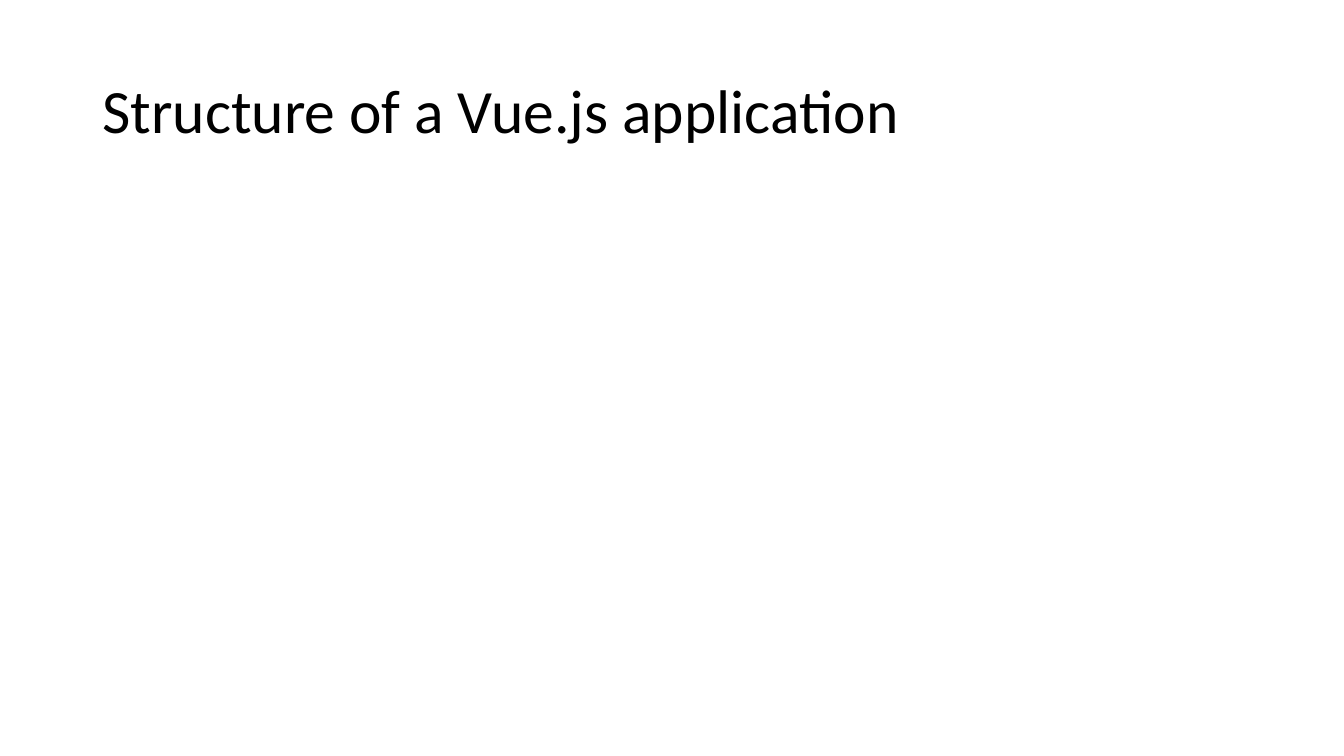
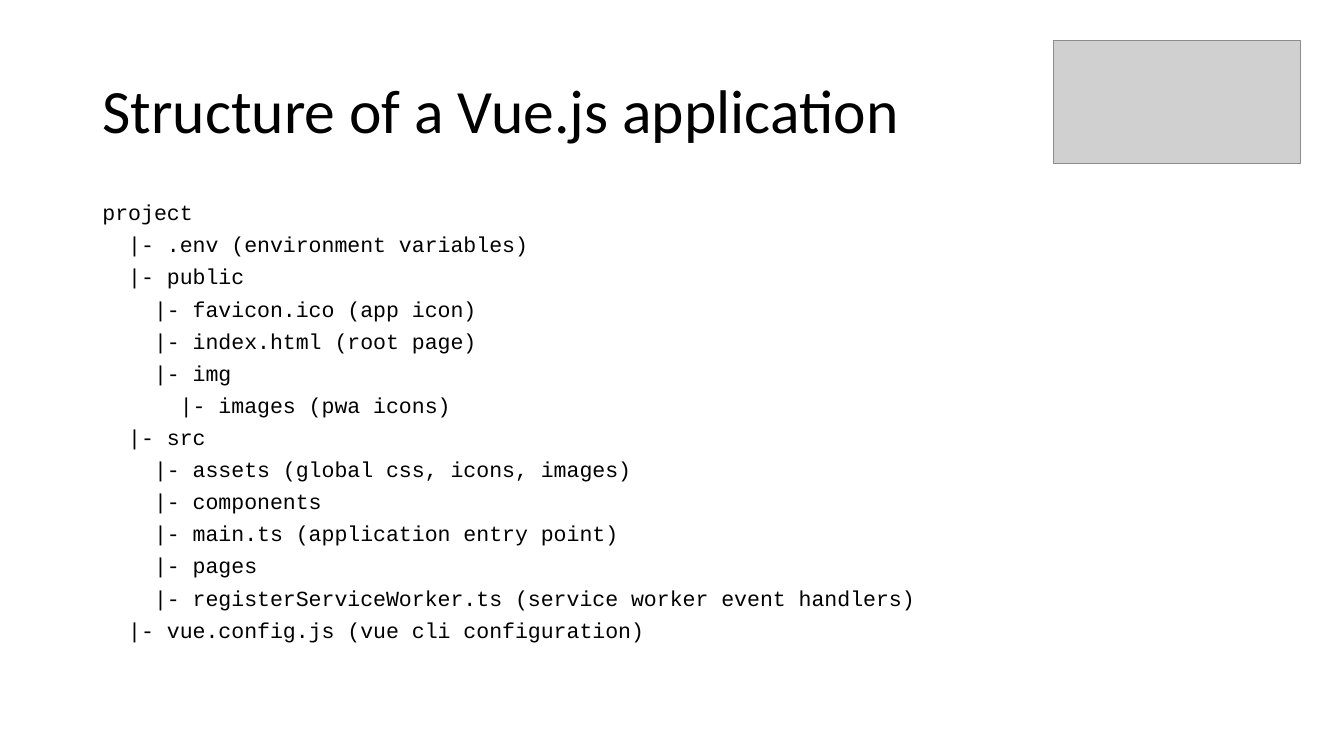
Before and after one commit to aljazsim/vue-masterclass-examples, a slide deck: slide 9 of Vuejs Masterclass.pptx (slide 8 before the commit). Drawn at 1344x756 pixels with LibreOffice and Linux fonts; fonts in the diff are those of the drawing; grey boxes stand for pictures. Boxes give left, top, right and bottom in pixels: in the first picture for what was removed or moved away, otherwise in the second. Text is boxed around its words. In the diff, an @@ line names an element or a change of style, - is before the commit and + after.

```diff
--- a/Vuejs Masterclass.pptx
+++ b/Vuejs Masterclass.pptx
@@ picture added at <box>1054,40,1301,164</box> @@
@@ text added at <box>102,205,915,643</box>, 15.4 pt, text #000000 @@
+project
+|- .env (environment variables)
+|- public
+|- favicon.ico (app icon)
+|- index.html (root page)
+|- img
+|- images (pwa icons)
+|- src
+|- assets (global css, icons, images)
+|- components
+|- main.ts (application entry point)
+|- pages
+|- registerServiceWorker.ts (service worker event handlers)
+|- vue.config.js (vue cli configuration)
```
Also in this commit, not shown: 7 other slides changed, 32 slides added, 1 other file.
